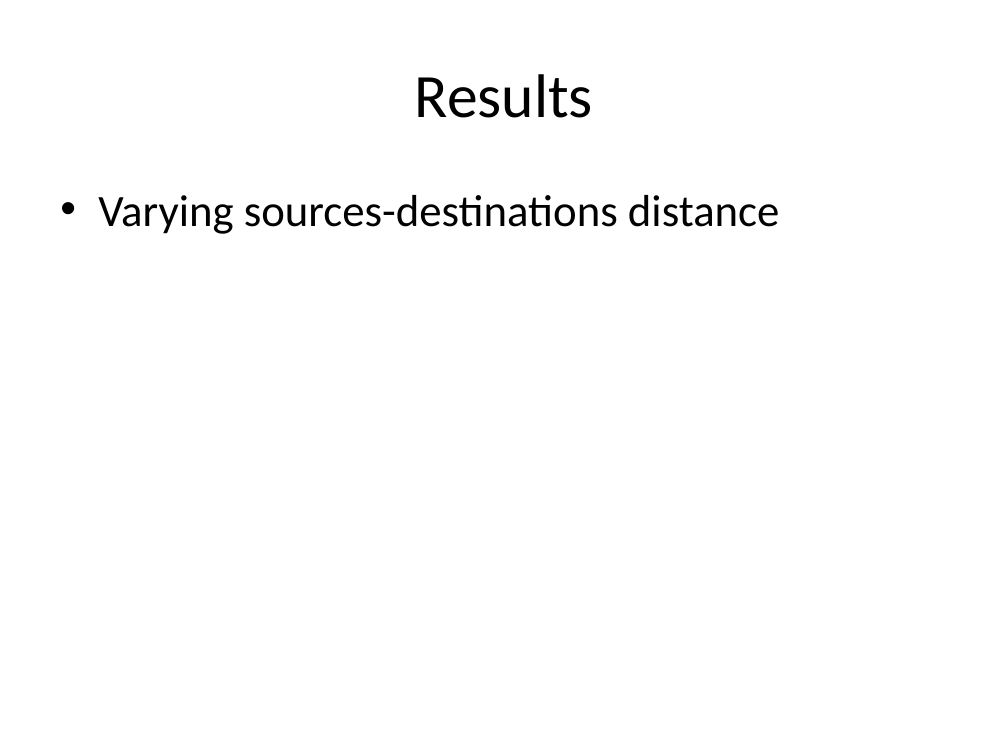
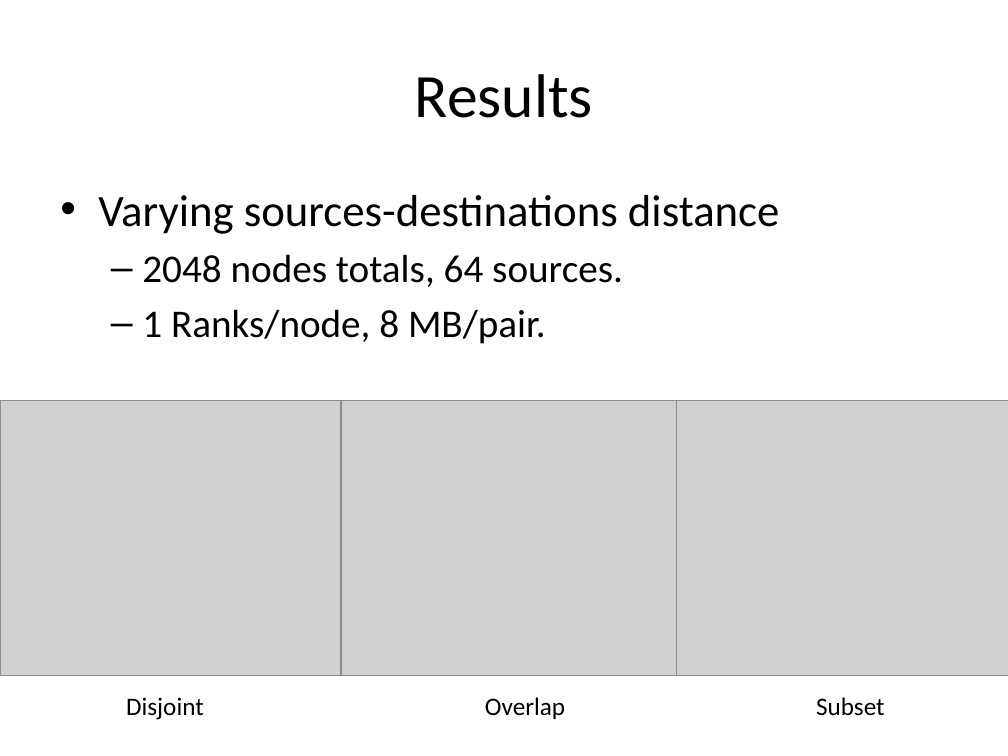
Before and after one commit to huyba/optiq, a slide deck: slide 8 of docs/Meeting_June_19.pptx (slide 7 before the commit). Drawn at 1008x756 pixels with LibreOffice and Linux fonts; fonts in the diff are those of the drawing; grey boxes stand for pictures. Boxes give left, top, right and bottom in pixels: in the first picture for what was removed or moved away, otherwise in the second. Text is boxed around its words. In the diff, an @@ line names an element or a change of style, - is before the commit and + after.

```diff
--- a/docs/Meeting_June_19.pptx
+++ b/docs/Meeting_June_19.pptx
@@ text at box(142, 254, 623, 344): paragraphs added @@
+  – 2048 nodes totals, 64 sources.
+  – 1 Ranks/node, 8 MB/pair.
@@ picture added at box(0, 400, 356, 675) @@
@@ picture added at box(341, 400, 697, 675) @@
@@ picture added at box(676, 400, 1008, 675) @@
@@ text added at box(126, 697, 204, 720), 18 pt, text #000000 @@
+Disjoint
@@ text added at box(485, 697, 565, 719), 18 pt, text #000000 @@
+Overlap
@@ text added at box(816, 697, 885, 716), 18 pt, text #000000 @@
+Subset
```
Also in this commit, not shown: 5 other slides changed, 1 slide added.
